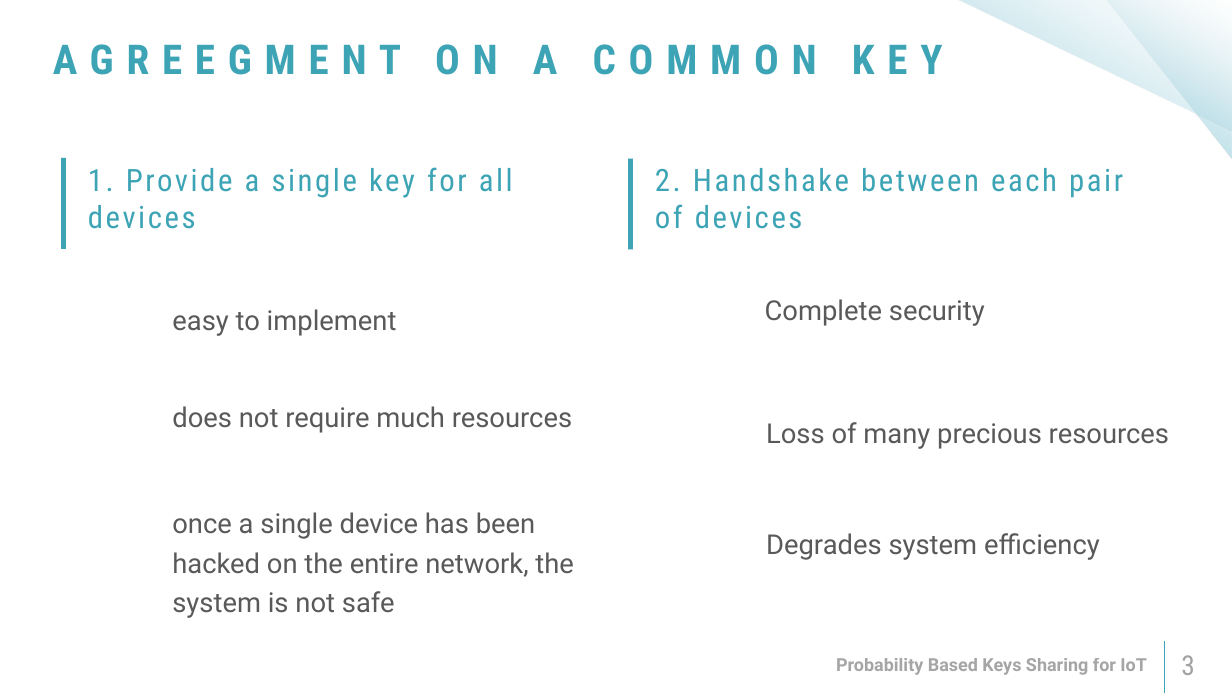
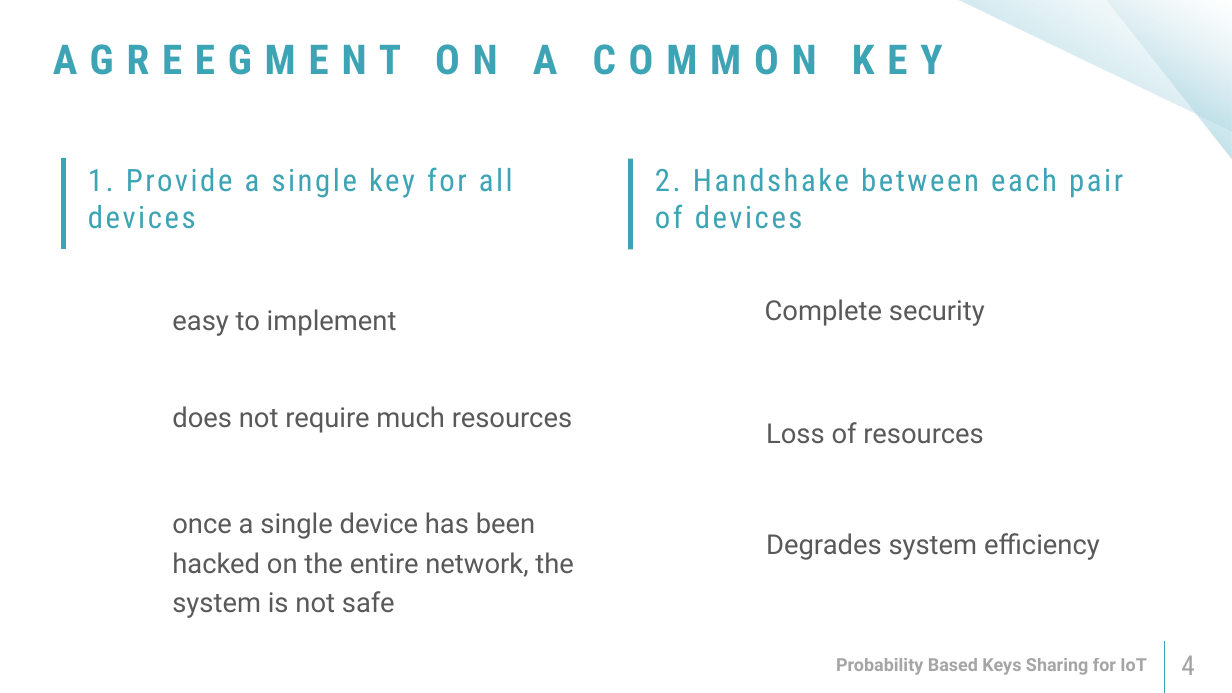
Before and after one commit to reutnagar/distributed-RSA-for-IoT, a slide deck: slide 4 of Docs/Submission/מצגת פרויקט גמר.pptx (slide 3 before the commit). Drawn at 1232x693 pixels with LibreOffice and Linux fonts; fonts in the diff are those of the drawing; background and template pictures are left out. Boxes give left, top, right and bottom in pixels: in the first picture for what was removed or moved away, otherwise in the second. Text is boxed around its words. In the diff, an @@ line names an element or a change of style, - is before the commit and + after.

```diff
--- a/Docs/Submission/מצגת פרויקט גמר.pptx
+++ b/Docs/Submission/מצגת פרויקט גמר.pptx
@@ text at bbox=[766, 422, 983, 444]: text changed @@
-Loss of many precious resources
+Loss of resources
@@ page number at bbox=[1181, 655, 1194, 675]: text changed @@
-3
+4
```
Also in this commit, not shown: 6 other slides changed.
